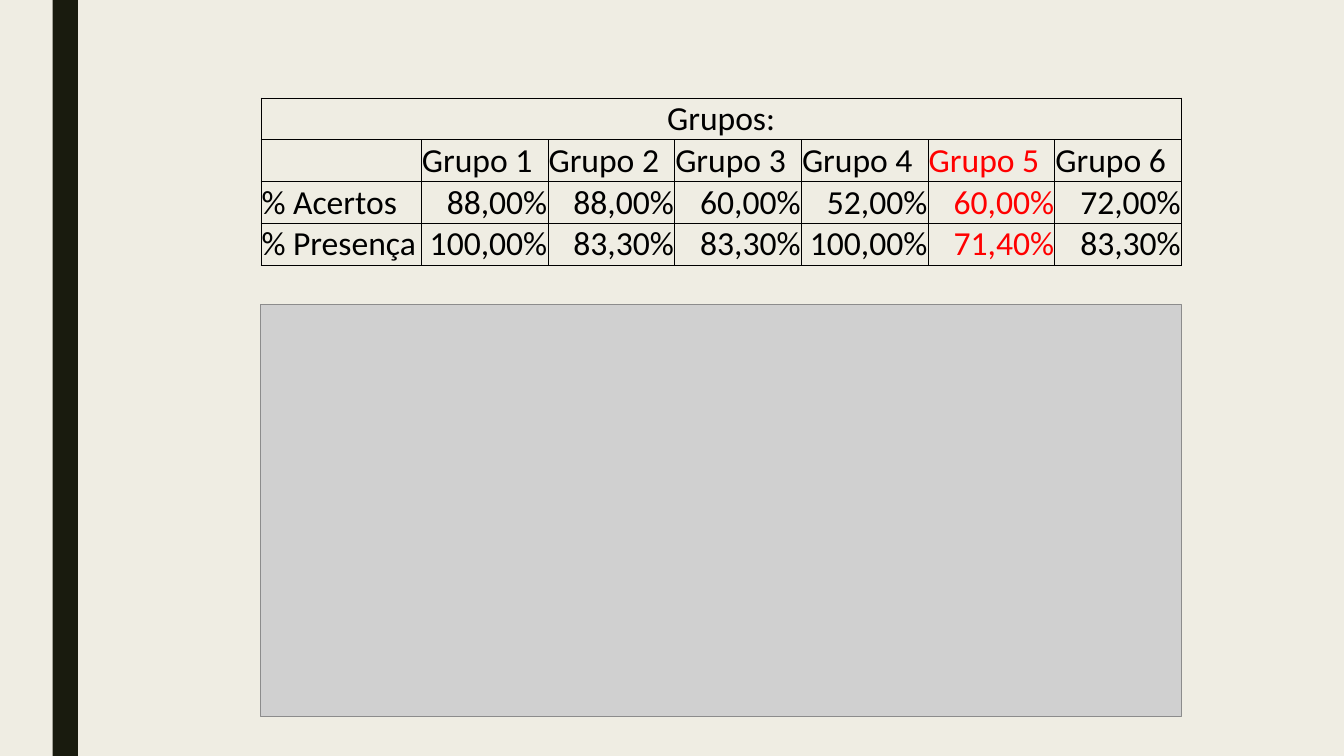
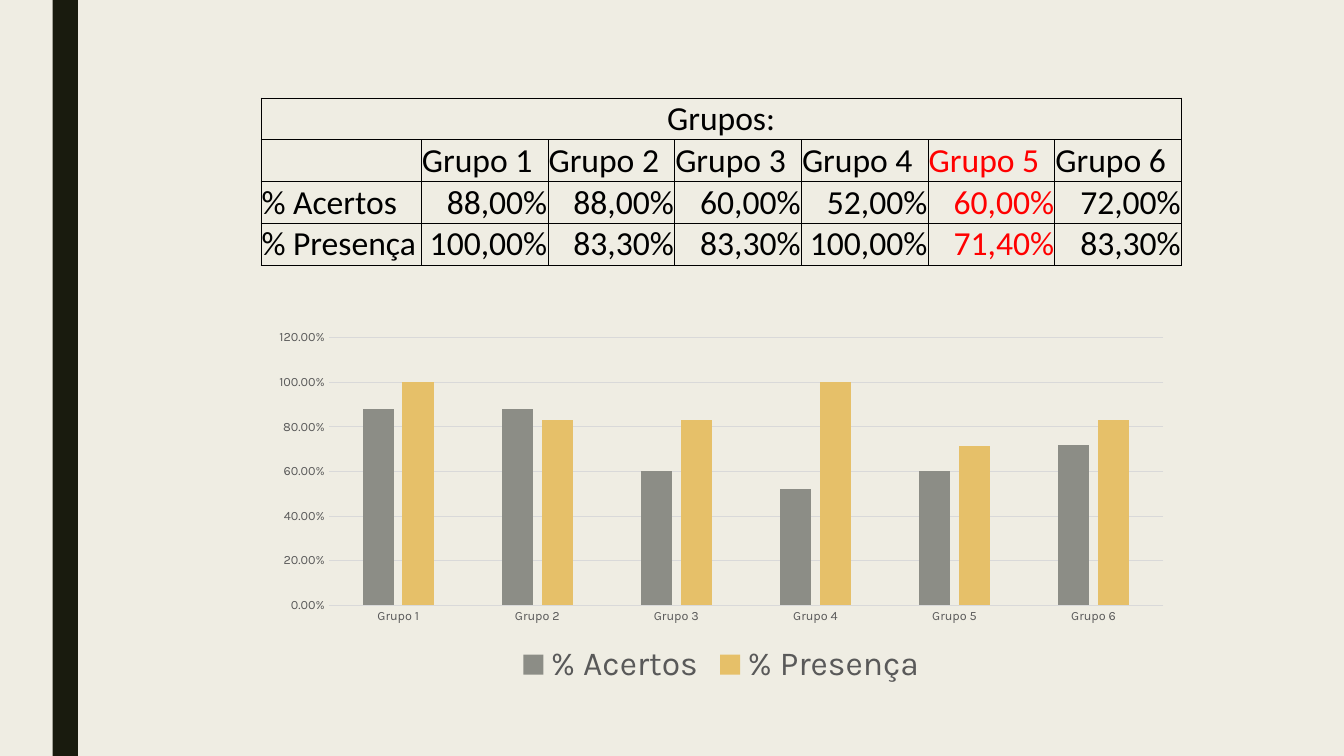
Before and after one commit to Time-Cinco/Avalia-o-1-e-2-, a slide deck: slide 6 of Apresentação time cinco.pptx. Drawn at 1344x756 pixels with LibreOffice and Linux fonts; fonts in the diff are those of the drawing; grey boxes stand for pictures. Boxes give left, top, right and bottom in pixels: in the first picture for what was removed or moved away, otherwise in the second. Text is boxed around its words. In the diff, an @@ line names an element or a change of style, - is before the commit and + after.

```diff
--- a/Apresentação time cinco.pptx
+++ b/Apresentação time cinco.pptx
@@ picture removed at [261, 304, 1182, 717] @@
@@ column chart added at [261, 324, 1182, 692] @@
+categories: Grupo 1, Grupo 2, Grupo 3, Grupo 4, Grupo 5, Grupo 6
+% Acertos: 0.88, 0.88, 0.6, 0.52, 0.6, 0.72
+% Presença: 1, 0.83, 0.83, 1, 0.71, 0.83
```
Also in this commit, not shown: 4 other slides changed, 5 slides added, 6 slides removed.
